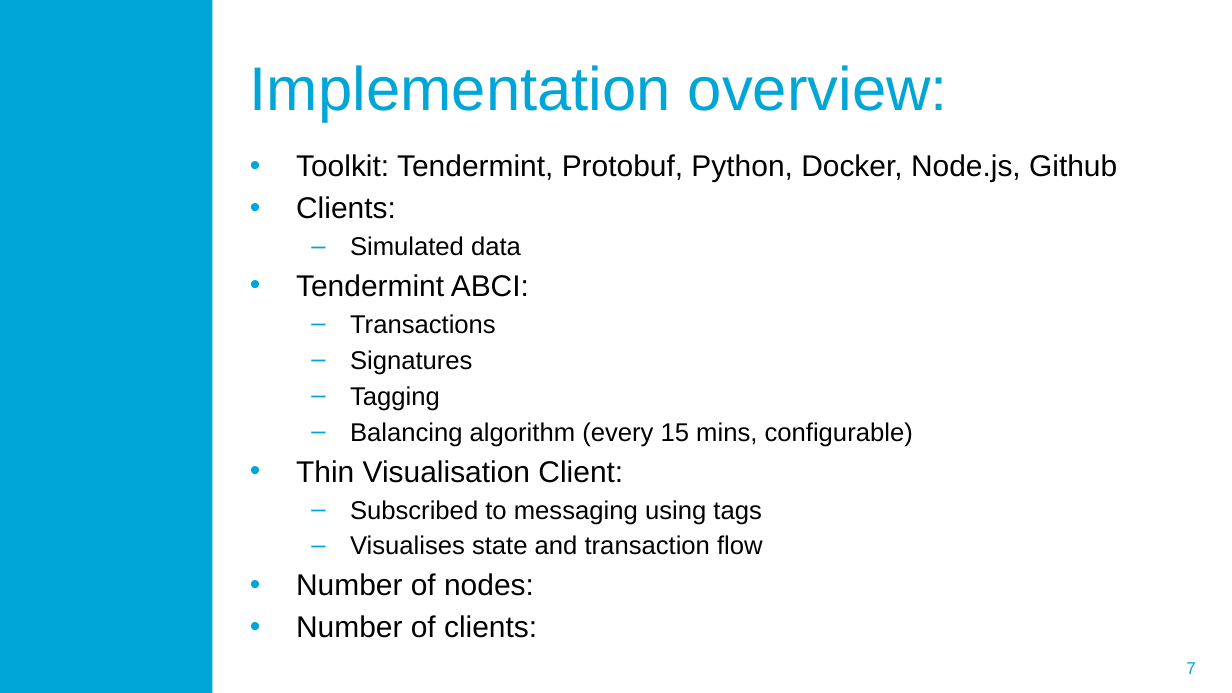
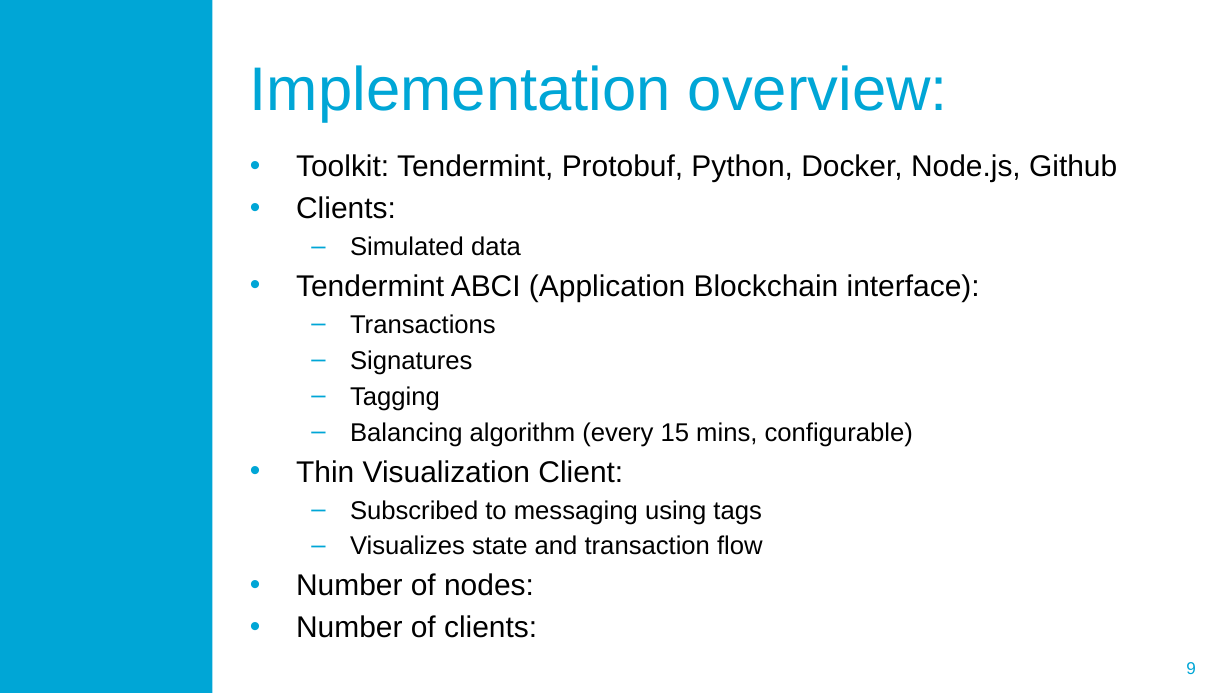
Before and after one commit to blockchain-lab/eXchains, a slide deck: slide 9 of Documentation/SmartGridChain.pptx (slide 7 before the commit). Drawn at 1232x693 pixels with LibreOffice and Linux fonts; fonts in the diff are those of the drawing; background and template pictures are left out. Boxes give left, top, right and bottom in pixels: in the first picture for what was removed or moved away, otherwise in the second. Text is boxed around its words. In the diff, an @@ line names an element or a change of style, - is before the commit and + after.

```diff
--- a/Documentation/SmartGridChain.pptx
+++ b/Documentation/SmartGridChain.pptx
@@ text at [296,274,980,302]: text changed @@
-• Tendermint ABCI:
+• Tendermint ABCI (Application Blockchain interface):
@@ text at [296,460,623,483]: text changed @@
-• Thin Visualisation Client:
+• Thin Visualization Client:
@@ text at [350,535,763,555]: text changed @@
-  – Visualises state and transaction flow
+  – Visualizes state and transaction flow
@@ page number at [1186,662,1196,674]: text changed @@
-7
+9
```
Also in this commit, not shown: 3 other slides changed, 2 slides added.
